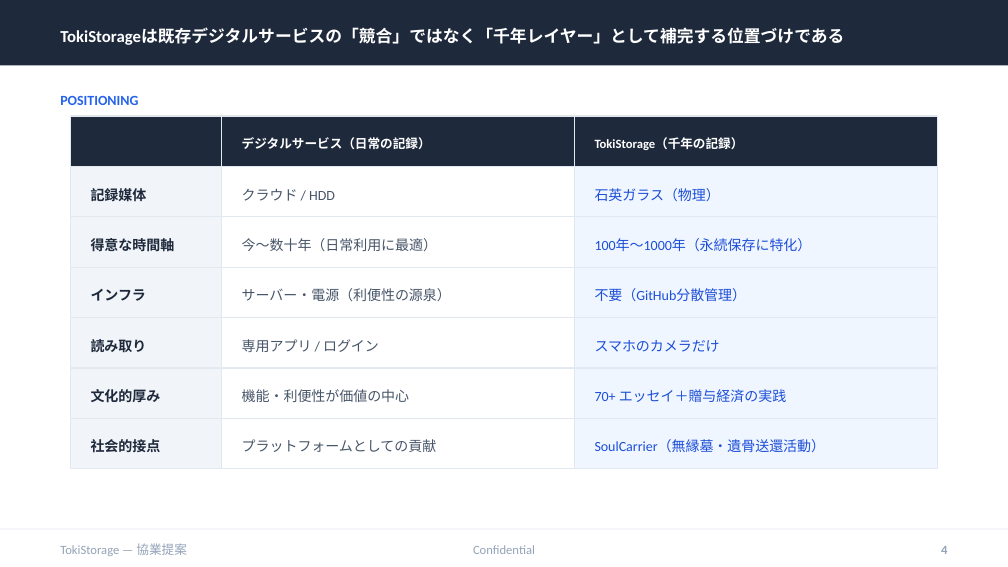
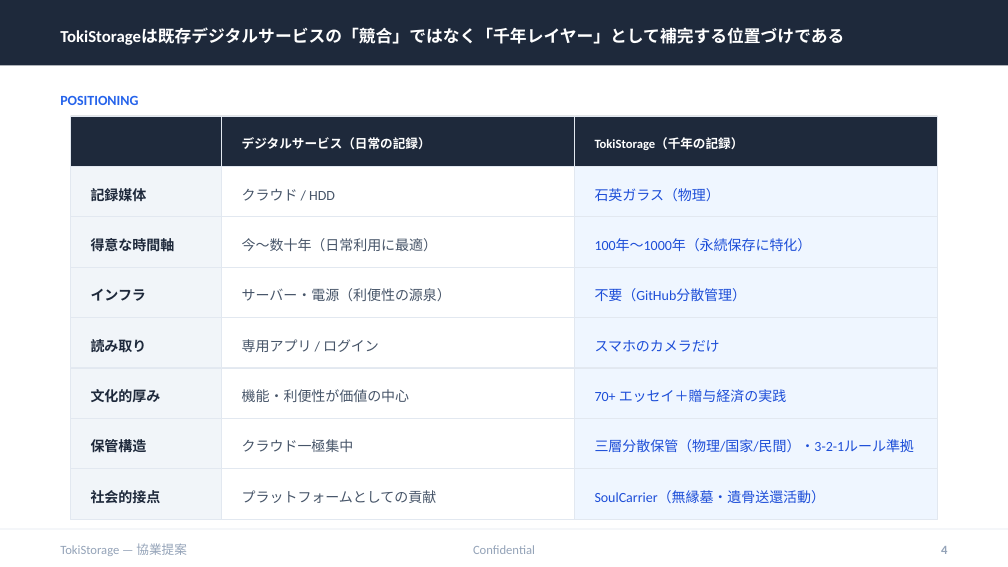
Before and after one commit to tokistorage/lp, a slide deck: slide 4 of tokistorage-partnership-deck.pptx. Drawn at 1008x567 pixels with LibreOffice and Linux fonts; fonts in the diff are those of the drawing. Boxes give left, top, right and bottom in pixels: in the first picture for what was removed or moved away, otherwise in the second. Text is boxed around its words. In the diff, an @@ line names an element or a change of style, - is before the commit and + after.

```diff
--- a/tokistorage-partnership-deck.pptx
+++ b/tokistorage-partnership-deck.pptx
@@ text added at [91,438,147,456], 10 pt, text #1E293B, bold @@
+保管構造
@@ text added at [242,439,354,452], 10 pt, text #475569 @@
+クラウド一極集中
@@ text added at [595,439,914,452], 10 pt, text #1D4ED8 @@
+三層分散保管（物理/国家/民間）・3-2-1ルール準拠
@@ rectangle added at [71,469,222,519], fill #F1F5F9, outline #E2E8F0 0.5 pt @@
@@ 3 texts: place and size @@
-3 texts at [91,439,826,453]
+3 texts at [91,490,826,504]
@@ rectangle added at [222,469,575,519], fill #FFFFFF, outline #E2E8F0 0.5 pt @@
@@ rectangle added at [575,469,937,519], fill #EFF6FF, outline #E2E8F0 0.5 pt @@
```
Also in this commit, not shown: 8 other slides changed, 2 slides added, 14 other files.
